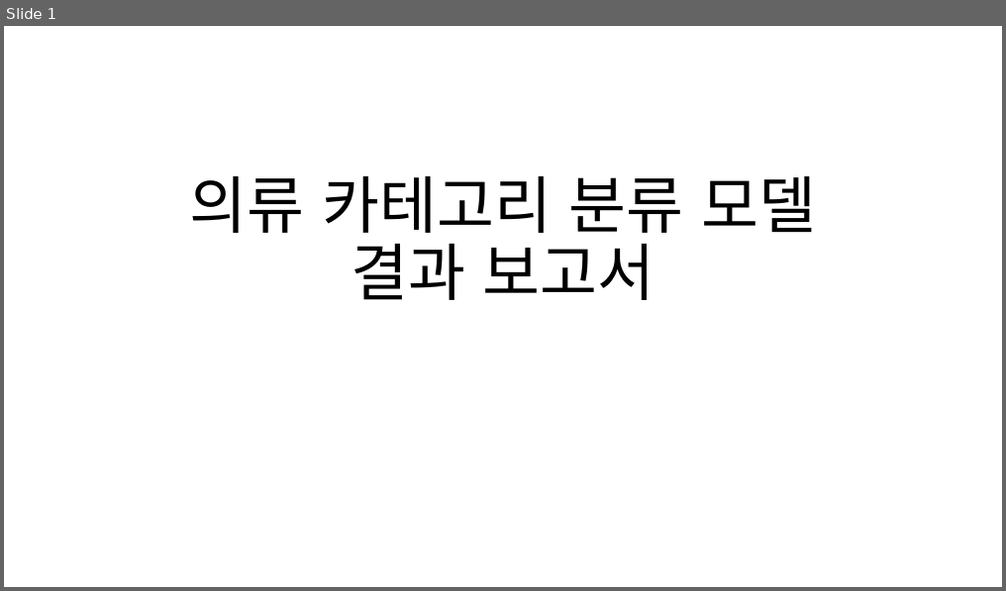
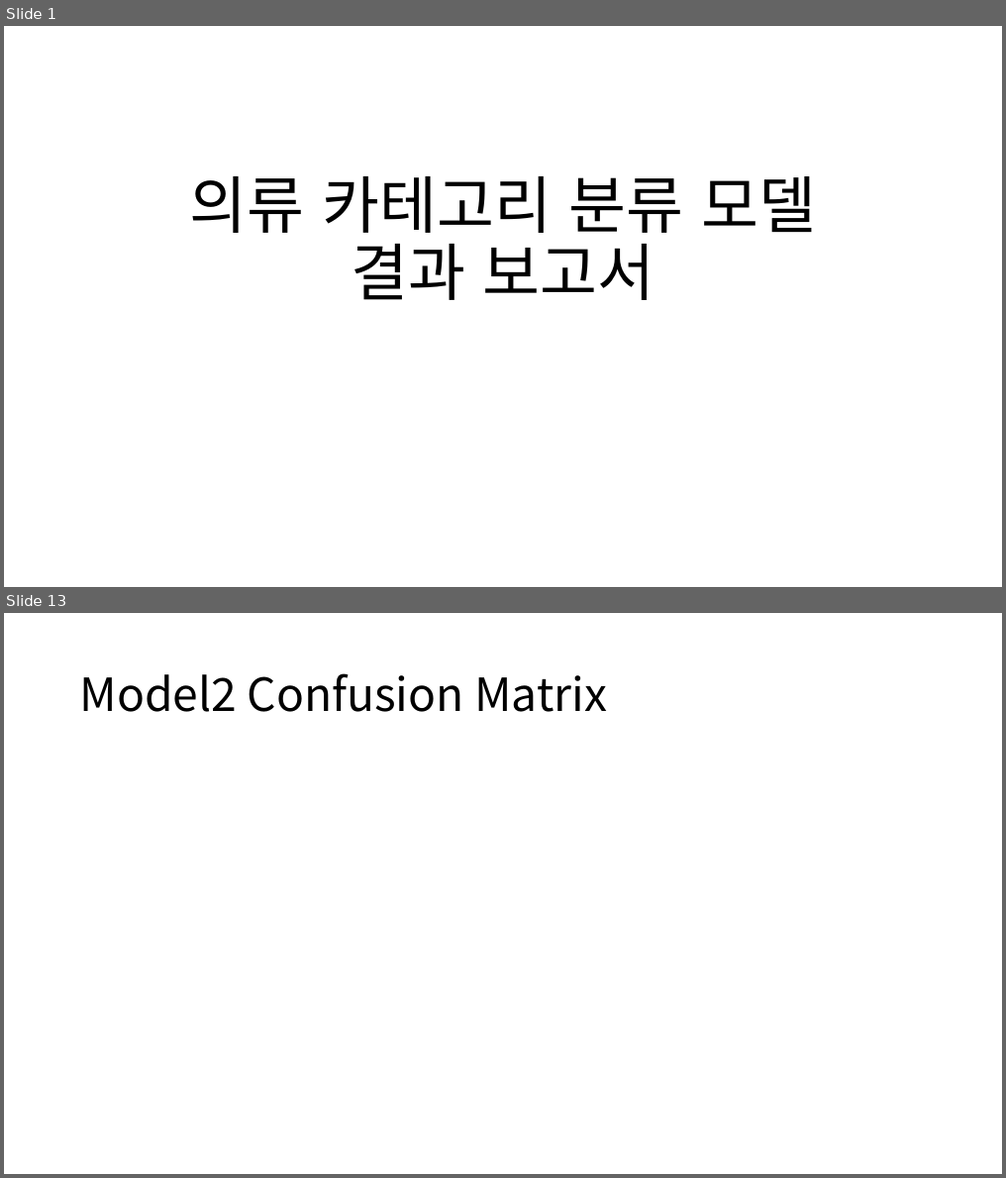
Before and after one commit to Playdata-G-DA35/DA35-final-team2-Item_Classification_RPA, a slide deck: documents/의류 카테고리 분류 모델 결과 보고서.pptx. Shown one above the other, each under a label of ours: slide 1 before the commit, slides 1 and 13 after it; the slides between them are not shown. The pictures are 1006x591 and 1006x1178 pixels, drawn with LibreOffice and Linux fonts; fonts in the diff are those of the drawing. Boxes give left, top, right and bottom in pixels: in the first picture for what was removed or moved away, otherwise in the second. Text is boxed around its words. In the diff, an @@ line names an element or a change of style, - is before the commit and + after.

```diff
--- a/documents/의류 카테고리 분류 모델 결과 보고서.pptx
+++ b/documents/의류 카테고리 분류 모델 결과 보고서.pptx
@@ slide 13 added at box(4, 613, 1002, 1174), background #FFFFFF @@
@@ title added at box(80, 673, 607, 712), 44 pt, text #000000 @@
+Model2 Confusion Matrix
```
Also in this commit, not shown: 2 slides changed, 15 other slides added, 46 other files.
